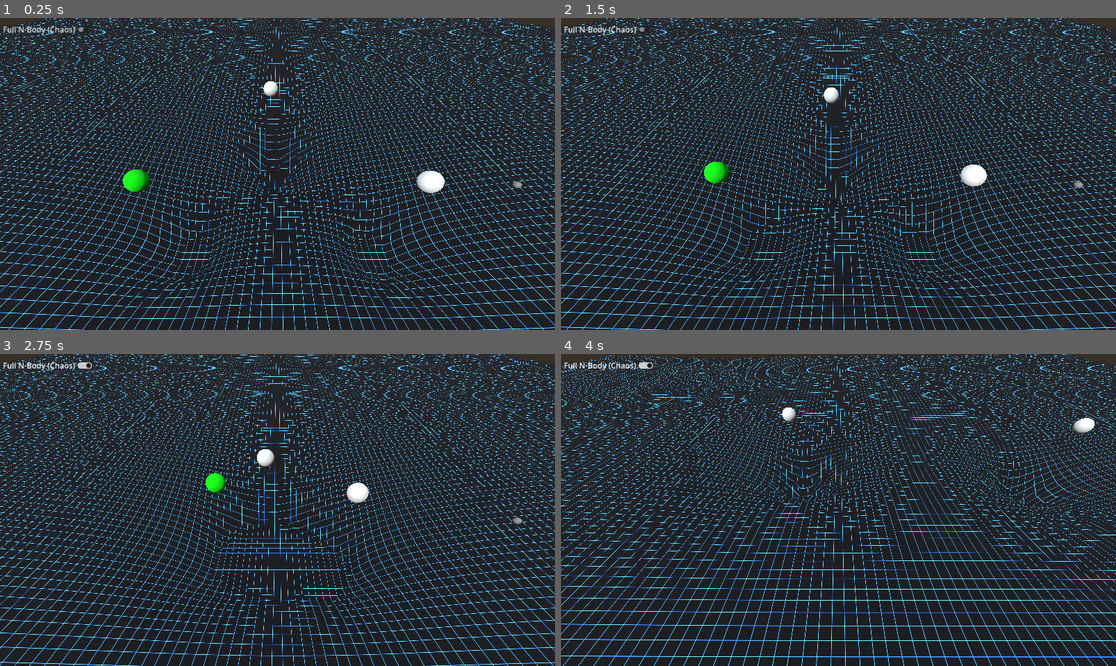
Above: before the commit, frames 1-4 (two rows, left to right).
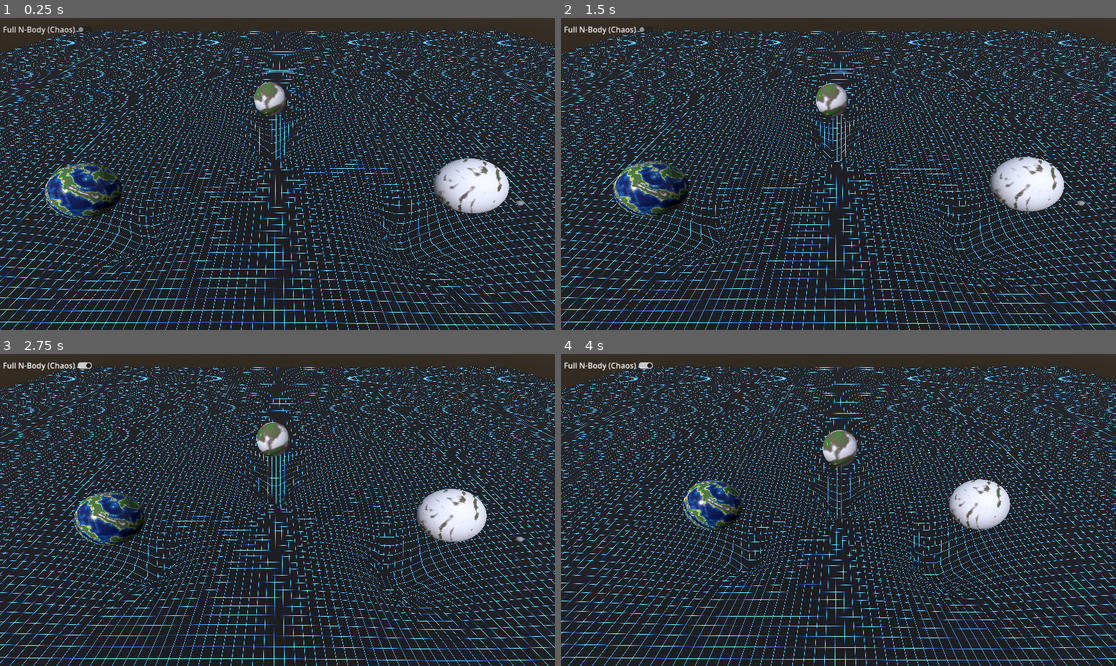
Above: after the commit, the same moments.

Repository: yash-jain221/SpacetimeSlingshot
Game: Godot game, scene res://main.tscn
Same seed, same stepped clock (60 frames per second), same inputs: the game is played once before the commit and once after it.
Inputs (mouse positions are in pixels of both pictures, inside the frame that each line leads up to):
- Up to frame 1 (0.25 s): no input
- Up to frame 2 (1.5 s): click "Full N-Body (Chaos)" at 0.5 s; click "Full N-Body (Chaos)" at 1.25 s
- Up to frame 3 (2.75 s): click "Full N-Body (Chaos)" at 2 s
- Up to frame 4 (4 s): move the mouse to (960, 494) at 2.77 s; click (960, 494) at 2.92 s; move the mouse to (727, 525) at 3.52 s; click (727, 525) at 3.67 s

The runs differ from the first frame. In frame 1, 26% of the frame differs, in the area x 0-100%, y 0-100%; in frame 2, 26%; in frame 3, 26%; in frame 4, 25%.

Commit message:
implemented planet shading

Diff:
--- a/main.tscn
+++ b/main.tscn
@@ -5,6 +5,7 @@
 [ext_resource type="PackedScene" uid="uid://bdf5jlkvwvbe7" path="res://scenes/ship.tscn" id="2_h2yge"]
 [ext_resource type="Shader" uid="uid://du6tsbtyxfjl2" path="res://shaders/spacetime_grid.gdshader" id="4_1bvp3"]
 [ext_resource type="Script" uid="uid://cur2lbhpcpqt8" path="res://scripts/spacetime_grid.gd" id="5_lquwl"]
+[ext_resource type="Shader" uid="uid://csjn53o8iuanc" path="res://shaders/planet.gdshader" id="6_7mycd"]
 
 [sub_resource type="ProceduralSkyMaterial" id="ProceduralSkyMaterial_rftev"]
 
@@ -14,25 +15,6 @@
 [sub_resource type="Environment" id="Environment_r57db"]
 background_mode = 2
 sky = SubResource("Sky_abdd0")
-
-[sub_resource type="StandardMaterial3D" id="StandardMaterial3D_h2yge"]
-resource_local_to_scene = true
-albedo_color = Color(0.99215686, 0.99607843, 0.972549, 1)
-
-[sub_resource type="SphereMesh" id="SphereMesh_1bvp3"]
-resource_local_to_scene = true
-material = SubResource("StandardMaterial3D_h2yge")
-radius = 1.0
-height = 2.0
-
-[sub_resource type="StandardMaterial3D" id="StandardMaterial3D_cktii"]
-albedo_color = Color(0, 1, 0, 1)
-
-[sub_resource type="SphereMesh" id="SphereMesh_lquwl"]
-resource_local_to_scene = true
-material = SubResource("StandardMaterial3D_cktii")
-radius = 1.0
-height = 2.0
 
 [sub_resource type="StandardMaterial3D" id="StandardMaterial3D_0xm2m"]
 shading_mode = 0
@@ -57,15 +39,82 @@
 shader_parameter/grid_color = Color(0.2, 0.5, 1, 1)
 shader_parameter/line_sharpness = 0.04
 
-[sub_resource type="StandardMaterial3D" id="StandardMaterial3D_272bh"]
+[sub_resource type="Gradient" id="Gradient_h8ms6"]
+
+[sub_resource type="FastNoiseLite" id="FastNoiseLite_ggt7d"]
+fractal_type = 3
+fractal_octaves = 7
+fractal_weighted_strength = 0.21
+fractal_ping_pong_strength = 4.0
+
+[sub_resource type="NoiseTexture3D" id="NoiseTexture3D_h8ms6"]
+noise = SubResource("FastNoiseLite_ggt7d")
+color_ramp = SubResource("Gradient_h8ms6")
+seamless = true
+seamless_blend_skirt = 0.765
+
+[sub_resource type="ShaderMaterial" id="ShaderMaterial_7mycd"]
 resource_local_to_scene = true
-albedo_color = Color(0.99215686, 0.99607843, 0.972549, 1)
+render_priority = 0
+shader = ExtResource("6_7mycd")
+shader_parameter/noise_tex = SubResource("NoiseTexture3D_h8ms6")
+shader_parameter/noise_scale = 0.25
+shader_parameter/seed_offset = Vector3(0, 0, 0)
+shader_parameter/sea_level = 0.5
+shader_parameter/deep_water = Color(0.02, 0.1, 0.35, 1)
+shader_parameter/shallow_water = Color(0.1, 0.4, 0.7, 1)
+shader_parameter/sand = Color(0.8, 0.75, 0.5, 1)
+shader_parameter/grass = Color(0.2, 0.5, 0.15, 1)
+shader_parameter/rock = Color(0.4, 0.35, 0.3, 1)
+shader_parameter/snow = Color(0.9, 0.9, 0.95, 1)
 
-[sub_resource type="SphereMesh" id="SphereMesh_5vw27"]
+[sub_resource type="SphereMesh" id="SphereMesh_272bh"]
 resource_local_to_scene = true
-material = SubResource("StandardMaterial3D_272bh")
-radius = 1.0
-height = 2.0
+material = SubResource("ShaderMaterial_7mycd")
+radius = 3.0
+height = 6.0
+
+[sub_resource type="ShaderMaterial" id="ShaderMaterial_5vw27"]
+resource_local_to_scene = true
+render_priority = 0
+shader = ExtResource("6_7mycd")
+shader_parameter/noise_tex = SubResource("NoiseTexture3D_h8ms6")
+shader_parameter/noise_scale = 0.1
+shader_parameter/seed_offset = Vector3(0, 1, 2)
+shader_parameter/sea_level = 0.2
+shader_parameter/deep_water = Color(0.02, 0.1, 0.35, 1)
+shader_parameter/shallow_water = Color(0.1, 0.4, 0.7, 1)
+shader_parameter/sand = Color(0.8, 0.75, 0.5, 1)
+shader_parameter/grass = Color(0.2, 0.5, 0.15, 1)
+shader_parameter/rock = Color(0.4, 0.35, 0.3, 1)
+shader_parameter/snow = Color(0.9, 0.9, 0.95, 1)
+
+[sub_resource type="SphereMesh" id="SphereMesh_kek77"]
+resource_local_to_scene = true
+material = SubResource("ShaderMaterial_5vw27")
+radius = 3.0
+height = 6.0
+
+[sub_resource type="ShaderMaterial" id="ShaderMaterial_4c57u"]
+resource_local_to_scene = true
+render_priority = 0
+shader = ExtResource("6_7mycd")
+shader_parameter/noise_tex = SubResource("NoiseTexture3D_h8ms6")
+shader_parameter/noise_scale = 0.25
+shader_parameter/seed_offset = Vector3(2, 5, 2)
+shader_parameter/sea_level = 0.01
+shader_parameter/deep_water = Color(0.02, 0.1, 0.35, 1)
+shader_parameter/shallow_water = Color(0.1, 0.4, 0.7, 1)
+shader_parameter/sand = Color(0.8, 0.75, 0.5, 1)
+shader_parameter/grass = Color(0.2, 0.5, 0.15, 1)
+shader_parameter/rock = Color(0.4, 0.35, 0.3, 1)
+shader_parameter/snow = Color(0.9, 0.9, 0.95, 1)
+
+[sub_resource type="SphereMesh" id="SphereMesh_efxa6"]
+resource_local_to_scene = true
+material = SubResource("ShaderMaterial_4c57u")
+radius = 3.0
+height = 6.0
 
 [node name="Main" type="Node3D" unique_id=1912433870]
 script = ExtResource("1_h2yge")
@@ -76,25 +125,14 @@
 [node name="WorldEnvironment" type="WorldEnvironment" parent="." unique_id=1241039109]
 environment = SubResource("Environment_r57db")
 
-[node name="Planet" parent="." unique_id=710599271 instance=ExtResource("1_0xm2m")]
-transform = Transform3D(1, 0, 0, 0, 1, 0, 0, 0, 1, 14.561649, 0.82444763, 0)
-mesh = SubResource("SphereMesh_1bvp3")
-mass = 1000.0
-
 [node name="Camera3D" type="Camera3D" parent="." unique_id=1960231580]
-transform = Transform3D(1, 0, 0, 0, 0.7032319, 0.71096057, 0, -0.71096057, 0.7032319, 1.0142708, 14.15086, 12.210488)
+transform = Transform3D(1, 0, 0, 0, 0.7032319, 0.71096057, 0, -0.71096057, 0.7032319, -5.1645308, 19.360264, 14.040287)
 
 [node name="Ship" parent="." unique_id=1701288930 node_paths=PackedStringArray("aim_line") instance=ExtResource("2_h2yge")]
 transform = Transform3D(1, 0, 0, 0, 1, 0, 0, 0, 1, 22.641254, 0.4110453, 0)
 aim_line = NodePath("../AimLine")
 mass = 0.01
 body_type = 2
-
-[node name="Planet2" parent="." unique_id=810922569 instance=ExtResource("1_0xm2m")]
-transform = Transform3D(1, 0, 0, 0, 1, 0, 0, 0, 1, -11.405945, 0.97395086, 0)
-mesh = SubResource("SphereMesh_lquwl")
-mass = 1000.0
-is_goal = true
 
 [node name="AimLine" type="MeshInstance3D" parent="." unique_id=1866508016]
 material_override = SubResource("StandardMaterial3D_0xm2m")
@@ -125,9 +163,17 @@
 surface_material_override/0 = SubResource("ShaderMaterial_h2yge")
 script = ExtResource("5_lquwl")
 
-[node name="Planet4" parent="." unique_id=388353572 instance=ExtResource("1_0xm2m")]
-transform = Transform3D(1, 0, 0, 0, 1, 0, 0, 0, 1, 0.09715271, 2.473343, -15.797794)
-mesh = SubResource("SphereMesh_5vw27")
-mass = 1000.0
+[node name="Planet3" parent="." unique_id=710599271 instance=ExtResource("1_0xm2m")]
+transform = Transform3D(-0.045196407, 0.9382844, 0.34289888, -0.9372581, 0.07895322, -0.3395788, -0.34569445, -0.33673257, 0.8758463, -25.572811, 2.6374502, 0)
+mesh = SubResource("SphereMesh_272bh")
+mass = 500.0
+is_goal = true
 
-[editable path="Planet2"]
+[node name="Planet4" parent="." unique_id=1095530171 instance=ExtResource("1_0xm2m")]
+transform = Transform3D(-0.99591076, -0.08379161, -0.033792675, 0.08575176, -0.75883454, -0.64561486, 0.028454036, -0.64587235, 0.7629161, -6.5692463, 1.8632507, -23.153662)
+mesh = SubResource("SphereMesh_kek77")
+mass = 850.0
+
+[node name="Planet5" parent="." unique_id=235869983 instance=ExtResource("1_0xm2m")]
+transform = Transform3D(0.13522793, -0.9296849, -0.3426403, 0.93053424, 0.23794666, -0.27837113, 0.3403272, -0.28119466, 0.89727914, 15.722301, 2.585144, -0.7342663)
+mesh = SubResource("SphereMesh_efxa6")
--- a/scenes/planet.tscn
+++ b/scenes/planet.tscn
@@ -1,17 +1,45 @@
 [gd_scene format=3 uid="uid://dp58dg2wlyjne"]
 
 [ext_resource type="Script" uid="uid://dx1nakdubq4p8" path="res://scripts/gravity_body.gd" id="1_cktii"]
+[ext_resource type="Shader" uid="uid://csjn53o8iuanc" path="res://shaders/planet.gdshader" id="1_h8ms6"]
 
-[sub_resource type="StandardMaterial3D" id="StandardMaterial3D_h2yge"]
+[sub_resource type="Gradient" id="Gradient_h8ms6"]
+
+[sub_resource type="FastNoiseLite" id="FastNoiseLite_ggt7d"]
+fractal_type = 3
+fractal_octaves = 7
+fractal_weighted_strength = 0.21
+fractal_ping_pong_strength = 4.0
+
+[sub_resource type="NoiseTexture3D" id="NoiseTexture3D_h8ms6"]
+noise = SubResource("FastNoiseLite_ggt7d")
+color_ramp = SubResource("Gradient_h8ms6")
+seamless = true
+seamless_blend_skirt = 0.765
+
+[sub_resource type="ShaderMaterial" id="ShaderMaterial_h8ms6"]
 resource_local_to_scene = true
-albedo_color = Color(0.99215686, 0.99607843, 0.972549, 1)
+render_priority = 0
+shader = ExtResource("1_h8ms6")
+shader_parameter/noise_tex = SubResource("NoiseTexture3D_h8ms6")
+shader_parameter/noise_scale = 1.5
+shader_parameter/seed_offset = Vector3(0, 0, 0)
+shader_parameter/sea_level = 0.5
+shader_parameter/deep_water = Color(0.02, 0.1, 0.35, 1)
+shader_parameter/shallow_water = Color(0.1, 0.4, 0.7, 1)
+shader_parameter/sand = Color(0.8, 0.75, 0.5, 1)
+shader_parameter/grass = Color(0.2, 0.5, 0.15, 1)
+shader_parameter/rock = Color(0.4, 0.35, 0.3, 1)
+shader_parameter/snow = Color(0.9, 0.9, 0.95, 1)
 
 [sub_resource type="SphereMesh" id="SphereMesh_6iixf"]
 resource_local_to_scene = true
-material = SubResource("StandardMaterial3D_h2yge")
+material = SubResource("ShaderMaterial_h8ms6")
 radius = 3.0
 height = 6.0
 
 [node name="Planet" type="MeshInstance3D" unique_id=710599271]
+transform = Transform3D(-0.045196407, 0.9382844, 0.34289888, -0.9372581, 0.07895322, -0.3395788, -0.34569445, -0.33673257, 0.8758463, 0, 0, 0)
 mesh = SubResource("SphereMesh_6iixf")
 script = ExtResource("1_cktii")
+mass = 1000.0
--- /dev/null
+++ b/shaders/planet.gdshader
@@ -0,0 +1,46 @@
+shader_type spatial;
+
+uniform sampler3D noise_tex : repeat_enable;
+uniform float  noise_scale = 1.5;
+uniform vec3 seed_offset = vec3(0.0);
+uniform float sea_level = 0.5;
+
+uniform vec3 deep_water    : source_color = vec3(0.02, 0.10, 0.35);
+uniform vec3 shallow_water : source_color = vec3(0.10, 0.40, 0.70);
+uniform vec3 sand          : source_color = vec3(0.80, 0.75, 0.50);
+uniform vec3 grass         : source_color = vec3(0.20, 0.50, 0.15);
+uniform vec3 rock          : source_color = vec3(0.40, 0.35, 0.30);
+uniform vec3 snow          : source_color = vec3(0.90, 0.90, 0.95);
+
+varying vec3 local_pos;
+
+void vertex() {
+	local_pos = VERTEX;
+}
+
+void fragment() {
+	float e = texture(noise_tex, (local_pos + seed_offset)*noise_scale).r;
+
+	vec3 col;
+
+	if(e < sea_level - 0.05){
+		col = mix(deep_water, shallow_water, smoothstep(sea_level - 0.25, sea_level - 0.05, e));
+	}
+	else if(e < sea_level + 0.02){
+		col = sand;
+	}
+	else if(e < sea_level + 0.20){
+		col = mix(grass, rock, smoothstep(sea_level + 0.05, sea_level + 0.20, e));
+	}
+	else{
+		col = mix(rock, snow, smoothstep(sea_level + 0.20, sea_level + 0.35, e));
+	}
+
+	ALBEDO = col;
+	ROUGHNESS = e < sea_level ? 0.2:0.9;
+}
+
+//void light() {
+//	// Called for every pixel for every light affecting the material.
+//	// Uncomment to replace the default light processing function with this one.
+//}
Not shown, added: shaders/planet.gdshader.uid
